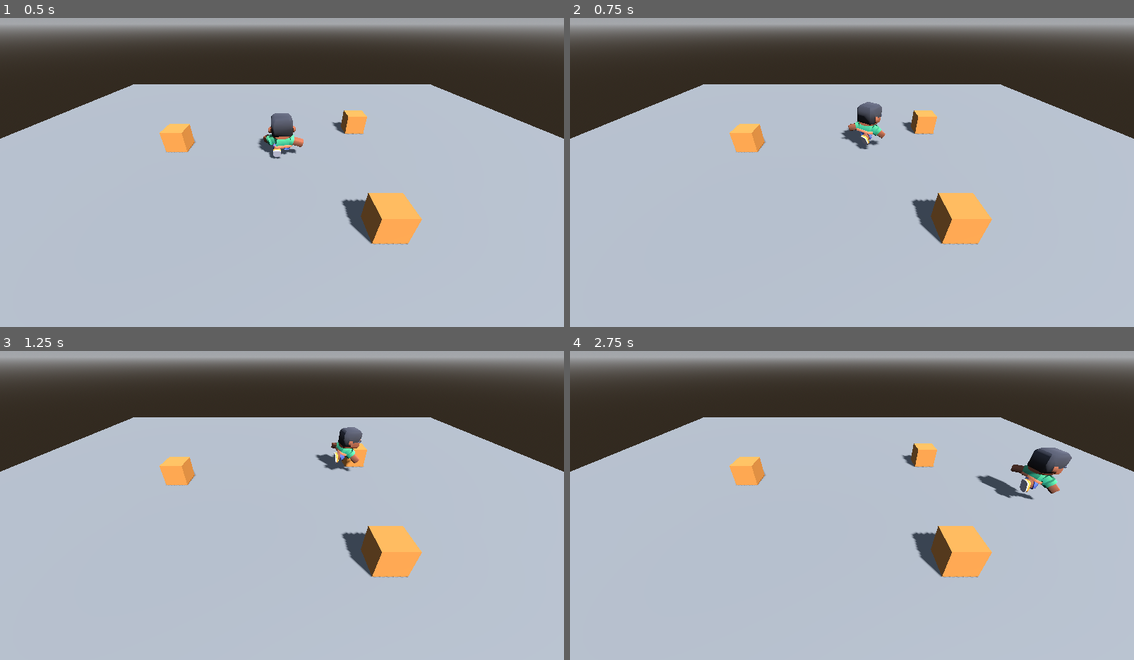
Above: before the commit, frames 1-4 (two rows, left to right).
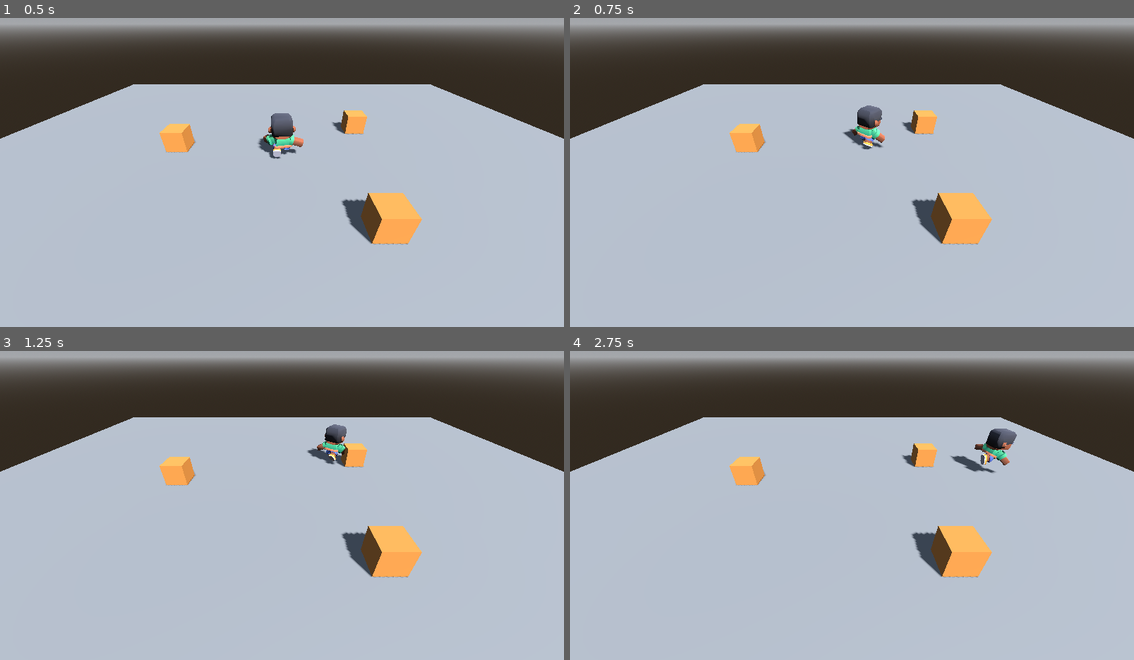
Above: after the commit, the same moments.

Repository: SamuelAlzateEducate/CustomVeloz
Game: Godot game, scene res://main.tscn
Same seed, same stepped clock (60 frames per second), same inputs: the game is played once before the commit and once after it.
Inputs:
- Up to frame 1 (0.5 s): no input
- Up to frame 2 (0.75 s): hold D (move_right) from 0.53 s (still down); hold Shift (correr) from 0.53 s (still down)
- Up to frame 3 (1.25 s): keep holding D (move_right); keep holding Shift (correr)
- Up to frame 4 (2.75 s): release D (move_right) at 1.28 s; release Shift (correr) at 1.28 s; hold S (move_down) 1.28-2.03 s; tap Shift (correr) at 1.35 s; hold D (move_right) from 2.03 s (still down); hold Shift (correr) from 2.03 s (still down)

Frame 1 is identical in both runs. In frame 2, 0.5% of the frame differs, in the area x 48-56%, y 27-43%; in frame 3, 0.8%; in frame 4, 1.9%, in the area x 67-89%, y 25-49%.

Commit message:
T7 N3 Tarea A estados con su número

Diff:
--- a/main.tscn
+++ b/main.tscn
@@ -85,7 +85,9 @@
 [node name="Personaje" type="CharacterBody3D" parent="." unique_id=1227001545 node_paths=PackedStringArray("camara")]
 script = ExtResource("1_pj")
 camara = NodePath("../Camera3D")
-prueba = 2
+estado = 1
+prueba = 3
+accion_prueba = "correr"
 
 [node name="CollisionShape3D" type="CollisionShape3D" parent="Personaje" unique_id=869165660]
 transform = Transform3D(1, 0, 0, 0, 1, 0, 0, 0, 1, 0, 0.875, 0)
--- a/personaje.gd
+++ b/personaje.gd
@@ -5,6 +5,11 @@
 @export var speed_correr = 6.0
 @export var tiempo_arranque = 0.25
 @onready var anim = $Modelo/AnimationPlayer
+
+enum Estado { QUIETO, CAMINAR, CORRER, AIRE }
+@export var estado = Estado.QUIETO
+const RUIDO = [0, 2, 6, 0]
+@export var ruido = 0.0
 
 # Enchufes: otros scripts (las acciones del juego) cambian estas tres variables.
 var multiplicador = 1.0     # 1 = rapidez normal, 0.5 = la mitad, 0 = quieto
@@ -35,6 +40,17 @@
 
 	velocity.x = direction.x * rapidez_actual * multiplicador + empuje.x
 	velocity.z = direction.z * rapidez_actual * multiplicador + empuje.z
+
+	if not is_on_floor():
+		estado = Estado.AIRE
+	elif rapidez_actual < 0.1:
+		estado = Estado.QUIETO
+	elif corre:
+		estado = Estado.CORRER
+	else:
+		estado = Estado.CAMINAR
+
+	ruido = RUIDO[estado]
 
 	if direction.length() > 0:
 		basis = Basis.looking_at(direction)
